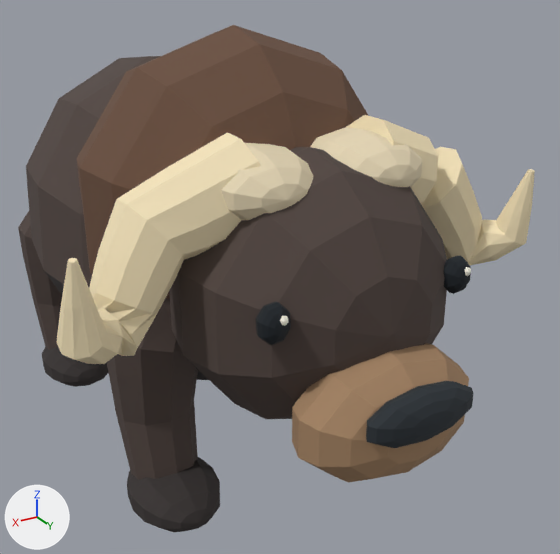
The glTF model public/models/arctic/MuskOx.gltf: old version first, new version second.
The view is the same before and after, from a 50 mm camera at (4.9, 10.73, 7.69) aimed at (-0.73, 1.35, 3.0). Arrows for +X, +Y and +Z are at lower left; the lights stay in place. The older version comes first. Vertices at exactly the same position are counted once.

In view in the first picture: 'AnimalSkin'.
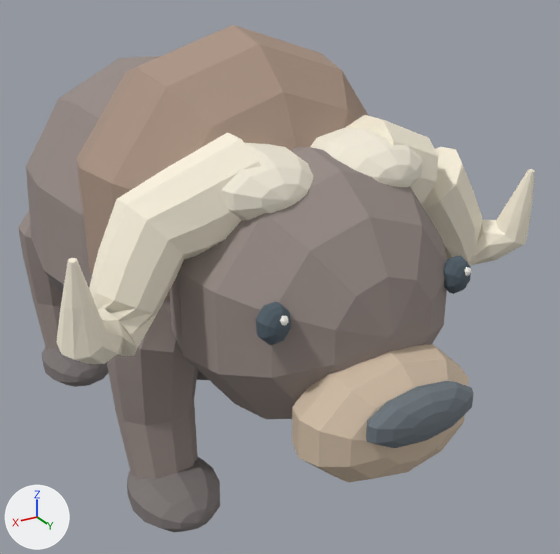
What changed in the scene script:
```text
Change me_muskoxskin:
    where me_muskoxskin.from_pydata(...)  # 2073 vertices, 4118 faces; spans x -3.25..3.25, y -4.35..5.7, z 0.22..6.72
    used by ob_animalskin; location = (0.0, 0.0, 0.0)
    me_muskoxskin part 1: 1594 faces centred in x -2.34..2.36, y -4.33..4.93, z 0.86..6.52 are repainted in the vertex colours; the middle colour goes from brown #4f423d to grey #978b86
    me_muskoxskin part 2: 1008 faces centred in x -3.23..3.23, y 2.4..4.7, z 3.53..5.69 are repainted in the vertex colours; the middle colour goes from beige #f5e4bc to pale yellow #fbf3df
    me_muskoxskin part 3: 1017 faces centred in x -2.2..2.2, y -3.52..5.7, z 0.26..3.39 are repainted in the vertex colours; the middle colour goes from dark grey #36302f to grey #7f7877
    me_muskoxskin part 4: 179 faces centred in x -1.1..1.1, y 4.28..5.54, z 2.08..3.56 are repainted in the vertex colours; the middle colour goes from brown #a48363 to beige #d2bea7
    me_muskoxskin part 5: 320 faces centred in x -1.43..1.43, y 4.37..4.68, z 3.86..4.3 are repainted in the vertex colours; the middle colour goes from black #151d24 to greyish blue #515f69
```

What differs and where, as boxes (x1, y1, x2, y2) in the pictures (560 x 554 px):
part 1 of me_muskoxskin, recoloured (lighter): (18, 25, 447, 480) in both
part 2 of me_muskoxskin, recoloured (beige to pale yellow): (56, 115, 535, 364) in both
part 3 of me_muskoxskin, recoloured: (42, 271, 474, 532) in both
part 4 of me_muskoxskin, recoloured (brown to beige): (292, 343, 469, 482) in both
part 5 of me_muskoxskin, recoloured: (256, 256, 471, 345) in both
